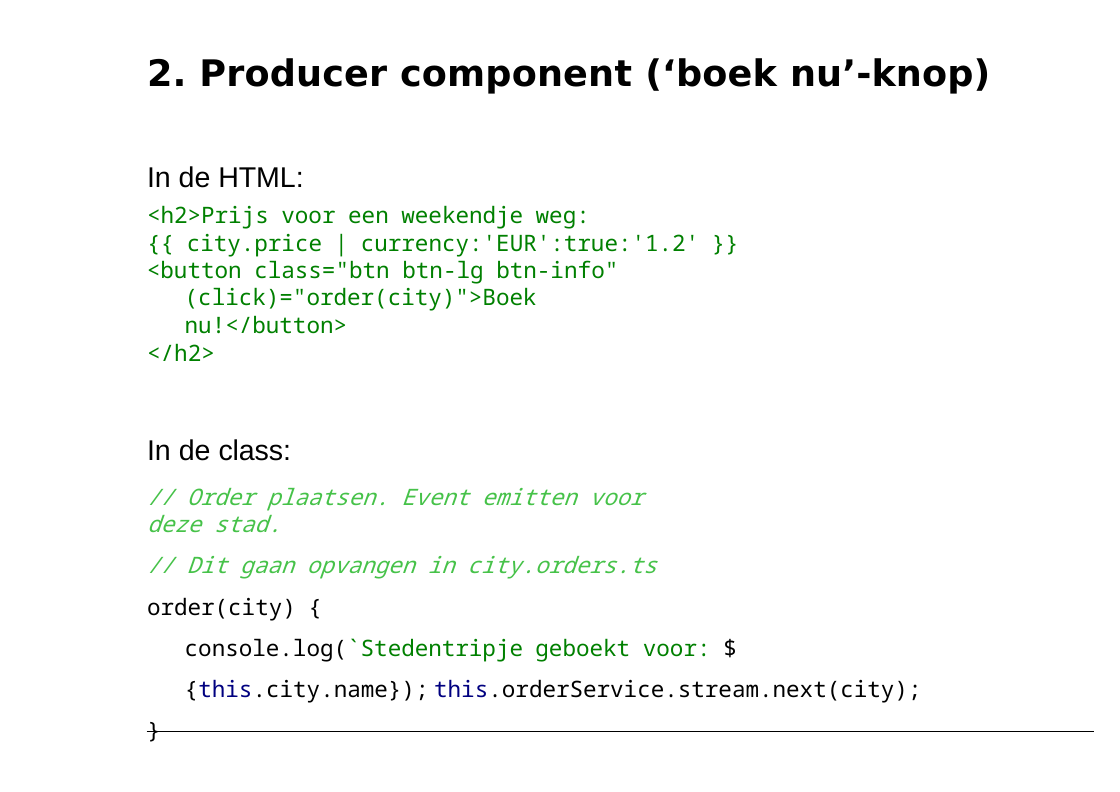
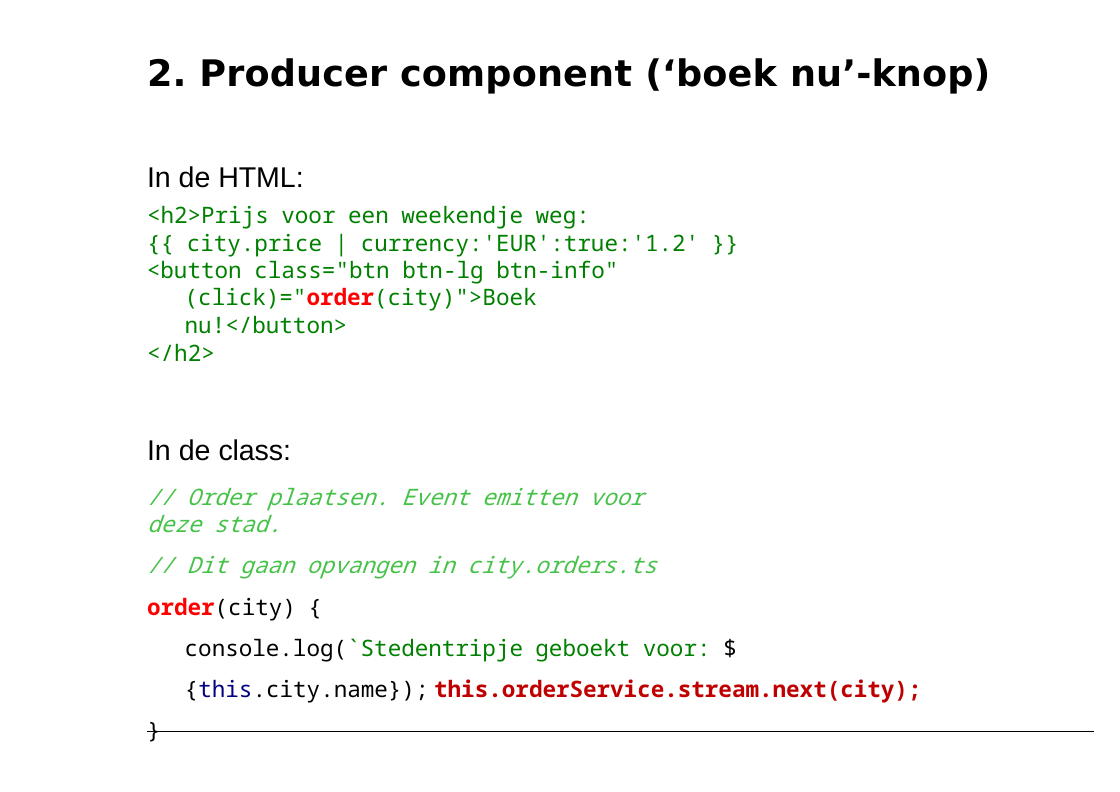
Before and after one commit to petereijgermans11/workshop-angular7, a slide deck: slide 37 of PPT/04- Angular Component Tree.pptx. Drawn at 1120x792 pixels with LibreOffice and Linux fonts; fonts in the diff are those of the drawing. Boxes give left, top, right and bottom in pixels: in the first picture for what was removed or moved away, otherwise in the second. Text is boxed around its words. In the diff, an @@ line names an element or a change of style, - is before the commit and + after.

```diff
--- a/PPT/04- Angular Component Tree.pptx
+++ b/PPT/04- Angular Component Tree.pptx
@@ text at [147, 260, 921, 703]: text colour #008000 to #FF0000 in "(click)="order(city)">Boek"; bold on in "(click)="order(city)">Boek", "order(city)", "this.orderService.stream.next(city);"; text colour #000000 to #FF0000 in "order(city)"; text colour #000080 to #C00000, text colour #000000 to #C00000 in "this.orderService.stream.next(city);" @@
```
Also in this commit, not shown: 2 other slides changed, 1 other file.
